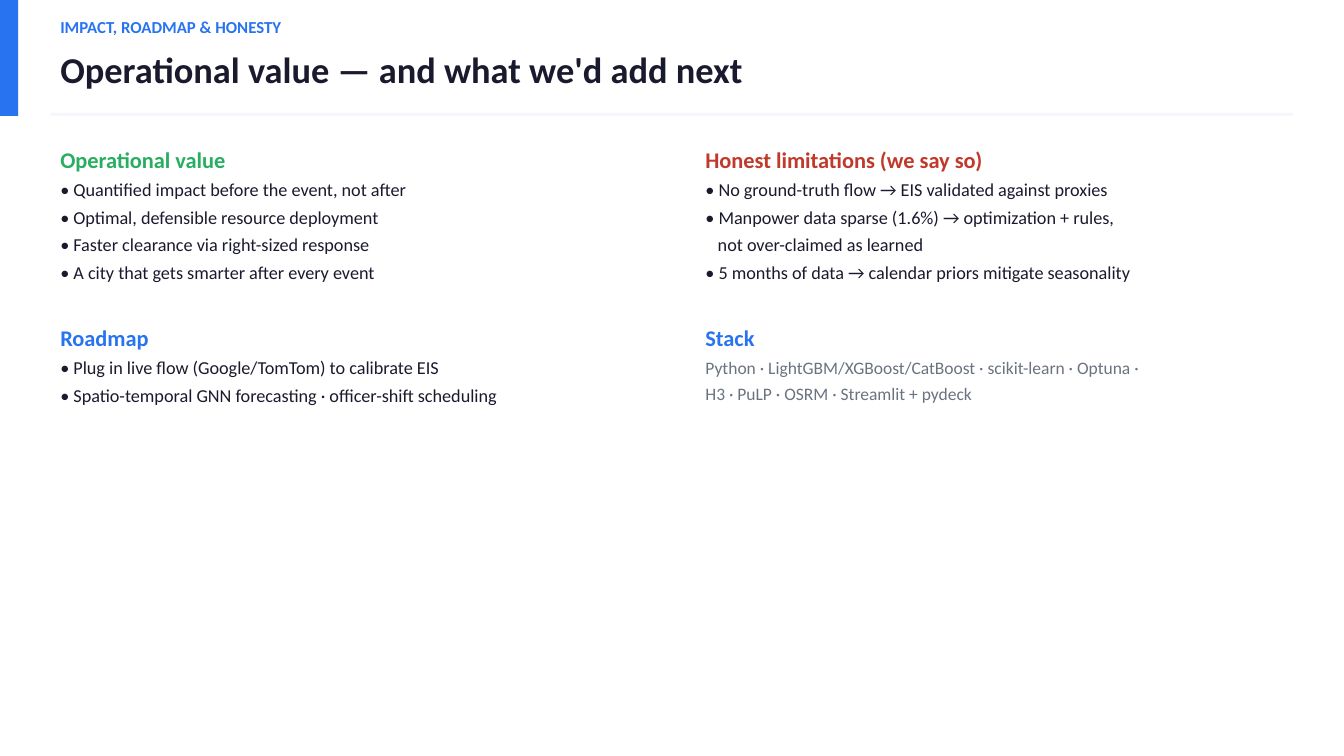
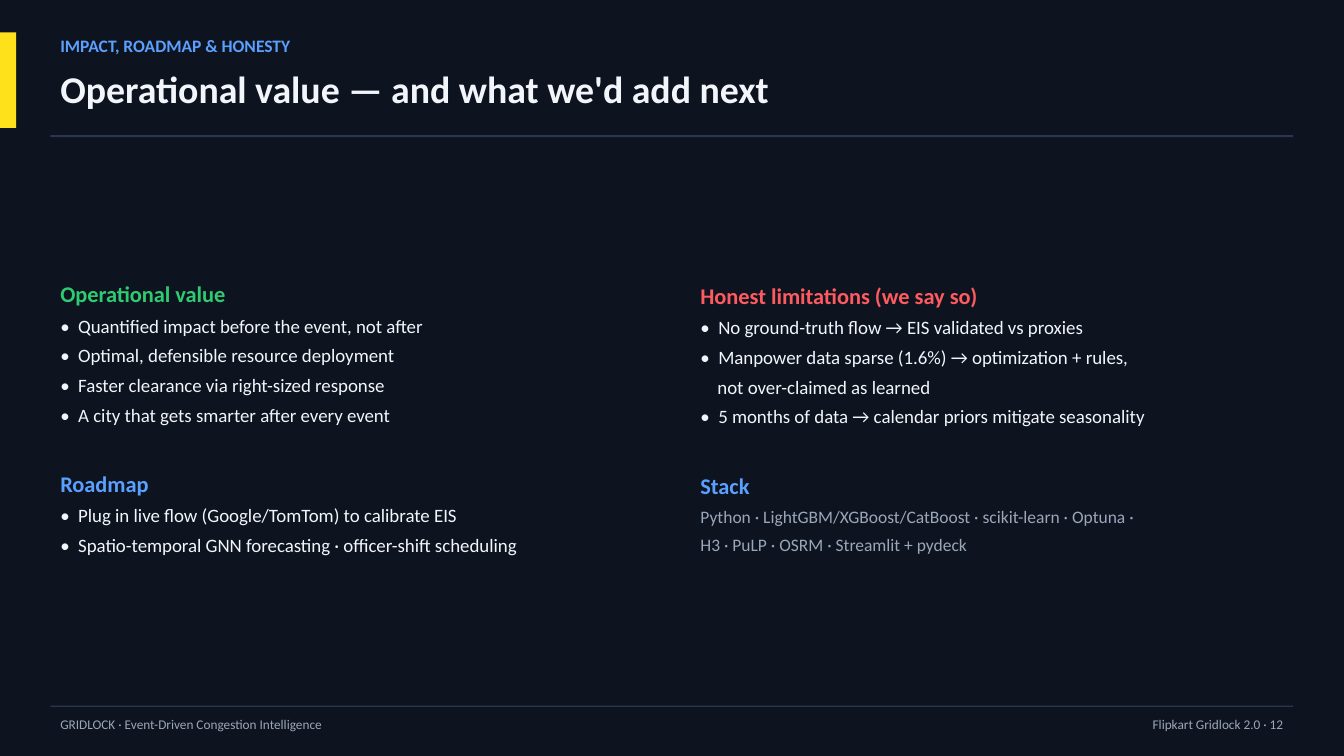
Before and after one commit to Hrithikkraj/traffic-event-simulator, a slide deck: slide 13 of Gridlock_Pitch_Deck.pptx. Drawn at 1344x756 pixels with LibreOffice and Linux fonts; fonts in the diff are those of the drawing. Boxes give left, top, right and bottom in pixels: in the first picture for what was removed or moved away, otherwise in the second. Text is boxed around its words. In the diff, an @@ line names an element or a change of style, - is before the commit and + after.

```diff
--- a/Gridlock_Pitch_Deck.pptx
+++ b/Gridlock_Pitch_Deck.pptx
@@ rectangle added at [0,0,1344,756], fill #0E1320 @@
@@ rectangle: place and size @@
-rectangle at [0,0,18,116]
+rectangle at [0,32,16,128]
@@ rectangle at [0,32,16,128]: fill #2874F0 to #FFE11B @@
@@ text "IMPACT, ROADMAP & HONESTY": place and size @@
-text "IMPACT, ROADMAP & HONESTY" at [60,22,281,35]
+text "IMPACT, ROADMAP & HONESTY" at [60,40,291,54]
@@ text "IMPACT, ROADMAP & HONESTY" at [60,40,291,54]: size 12 to 12.5 pt, text colour #2874F0 to #5AA0FF; more space between paragraphs @@
@@ text "Operational value — and what ...": place and size @@
-text "Operational value — and what ..." at [60,57,743,89]
+text "Operational value — and what ..." at [60,76,769,109]
@@ text "Operational value — and what ..." at [60,76,769,109]: size 26 to 27 pt, text colour #1A1A2E to #F2F5FA; more space between paragraphs @@
@@ rectangle: place and size @@
-rectangle at [50,113,1294,116]
+rectangle at [50,135,1294,137]
@@ rectangle at [50,135,1294,137]: fill #F4F6FB to #2A3550 @@
@@ text "Operational value": place and size @@
-text "Operational value" at [60,152,497,405]
+text "Operational value" at [60,286,517,556]
@@ text "Operational value" at [60,286,517,556]: text colour #27AE60 to #2ECC71 in "Operational value"; size 13 to 13.5 pt, text colour #1A1A2E to #F2F5FA; text colour #2874F0 to #5AA0FF in "Roadmap"; more space between paragraphs; vertical alignment top to middle @@
@@ text "Honest limitations (we say so)": place and size @@
-text "Honest limitations (we say so)" at [705,151,1130,403]
+text "Honest limitations (we say so)" at [700,287,1144,554]
@@ text "Honest limitations (we say so)" at [700,287,1144,554]: vertical alignment top to middle @@
@@ text at [700,287,1144,554]: text colour #C0392B to #FF5A5F in "Honest limitations (we say so)"; size 13 to 13.5 pt, text colour #1A1A2E to #F2F5FA in "• Manpower data sparse (1.6%) → optimization ...", "not over-claimed as learned", "• 5 months of data → calendar ..."; text colour #2874F0 to #5AA0FF in "Stack"; text colour #6B7280 to #9AA7B8 in "Python · LightGBM/XGBoost/CatBoost · scikit-learn · Optuna ...", "H3 · PuLP · OSRM · Streamlit ..."; more space between paragraphs @@
@@ text at [718,321,1083,338]: text changed; size 13 to 13.5 pt; text colour #1A1A2E to #F2F5FA @@
-• No ground-truth flow → EIS validated against proxies
+• No ground-truth flow → EIS validated vs proxies
@@ rectangle added at [50,706,1294,707], fill #2A3550 @@
@@ text added at [60,720,322,731], 9.5 pt, text #9AA7B8 @@
+GRIDLOCK · Event-Driven Congestion Intelligence
@@ text added at [1153,720,1283,731], 9.5 pt, text #9AA7B8 @@
+Flipkart Gridlock 2.0 · 12
```
Also in this commit, not shown: 13 other slides changed, 3 other files.
